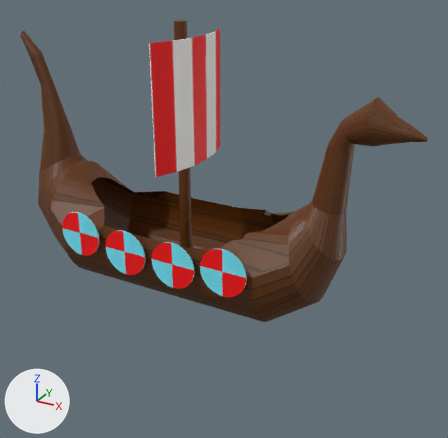
What one commit did to the glTF model resources/models/ship.glb.
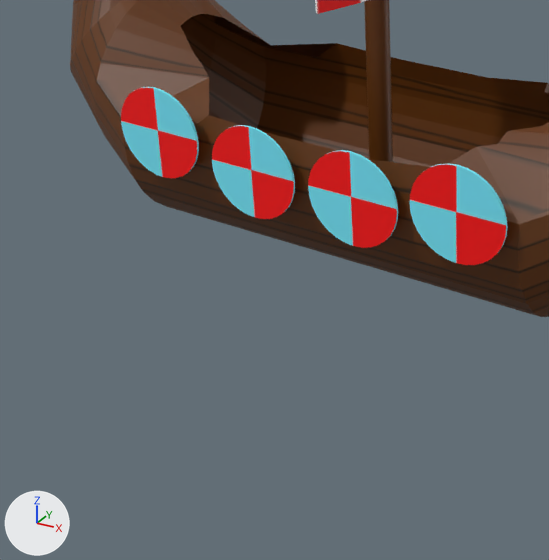
There are two pictures of each version: one whole from a camera (50 mm lens) standing at (5.63, -8.36, 4.74) and looking at (1.06, -0.06, 0.59), one close up on the part from 1% to 60% of the width and 39% to 100% of the height. Lighting does not change. The marker at lower left points along +X, +Y and +Z. Where no turn or scale is listed for an object, it has been applied to the vertices.

Script lines for the objects in view, before the commit:
```python
me_cylinder = bpy.data.meshes.new('Cylinder')
me_cylinder.from_pydata(...)  # 660 vertices, 1284 faces; spans x -3.08..4.14, y -1.0..1.0, z -1.0..3.35
me_cylinder.materials.append(mat_shipbody)  # picture img_ship_body
me_cylinder_002 = bpy.data.meshes.new('Cylinder.002')
me_cylinder_002.from_pydata(...)  # a 32-sided cylinder along y spanning x -0.4..0.4, y -0.01..0.01, z -0.4..0.4
me_cylinder_002.materials.append(mat_shield)  # picture img_ship_shield
me_cylinder_004 = bpy.data.meshes.new('Cylinder.004')
me_cylinder_004.from_pydata(...)  # a 32-sided cylinder along y spanning x -0.4..0.4, y -0.01..0.01, z -0.4..0.4
me_cylinder_004.materials.append(mat_shield)  # picture img_ship_shield
ob_shield1 = bpy.data.objects.new('Shield1', me_cylinder_002)
ob_shield1.location = (-1.178, -1.084, 0.228)
ob_shield3 = bpy.data.objects.new('Shield3', me_cylinder_004)
ob_shield3.location = (0.696, -1.084, 0.094)
ob_ship = bpy.data.objects.new('Ship', me_cylinder)
ob_ship.location = (0.0, 0.0, 0.0)
# also in view: 'Shield2' at (-0.24, -1.08, 0.09); 'Shield4' at (1.61, -1.08, 0.2); 'Mast' at (0.27, 0.0, 1.7)
```
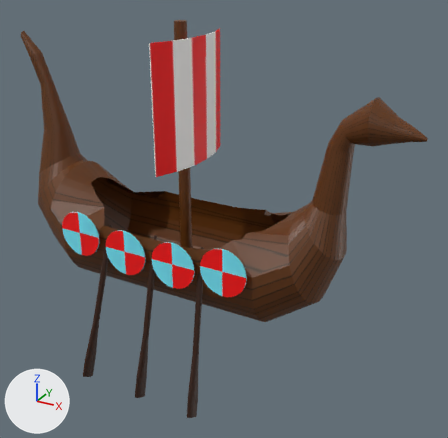
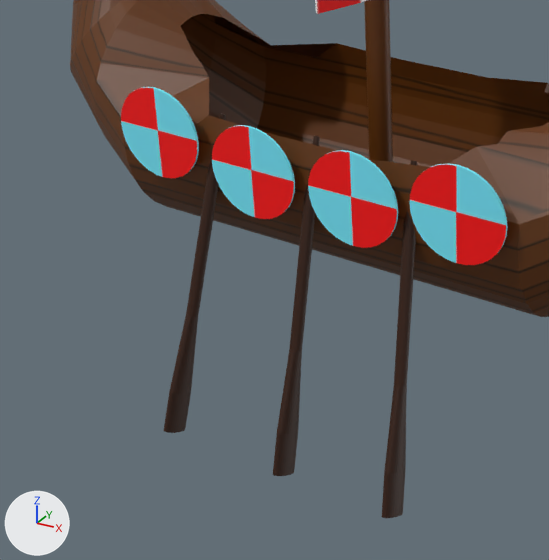
Where the newer file only moved an object's origin or applied its transform, the numbers keep the older frame.

What the commit changed:
Picture 'ship_oar' (img_ship_oar) is new.
Material 'Oar' (mat_oar) is new.
Its texture is img_ship_oar.
Mesh me_cylinder_008 is new.
It has 160 vertices, 316 faces and spans x -0.97..-0.66, y -1.67..-0.83, z -2.41..0.42.
It uses material mat_oar (picture img_ship_oar).
Mesh me_cylinder_007 is new.
It has 160 vertices, 316 faces and spans x 1.07..1.32, y -1.67..-0.83, z -2.41..0.43.
It uses material mat_oar (picture img_ship_oar).
Mesh me_cylinder_006 is new.
It has 160 vertices, 316 faces and spans x 0.17..0.27, y -1.67..-0.83, z -2.42..0.43.
It uses material mat_oar (picture img_ship_oar).
Object 'Oar.back' (ob_oar_back) is new; it shows me_cylinder_008.
Its location is (0.0, 0.0, 0.0).
Object 'Oar.front' (ob_oar_front) is new; it shows me_cylinder_007.
Its location is (0.0, 0.0, 0.0).
Object 'Oar.mid' (ob_oar_mid) is new; it shows me_cylinder_006.
Its location is (0.0, 0.0, 0.0).

What differs and where, as boxes [x1, y1, x2, y2] in the close-ups (549 x 560 px):
'Oar.front', added (brown): after [382, 160, 417, 518]
'Oar.mid', added (brown): after [273, 135, 319, 476]
'Oar.back', added (brown): after [164, 113, 226, 433]
